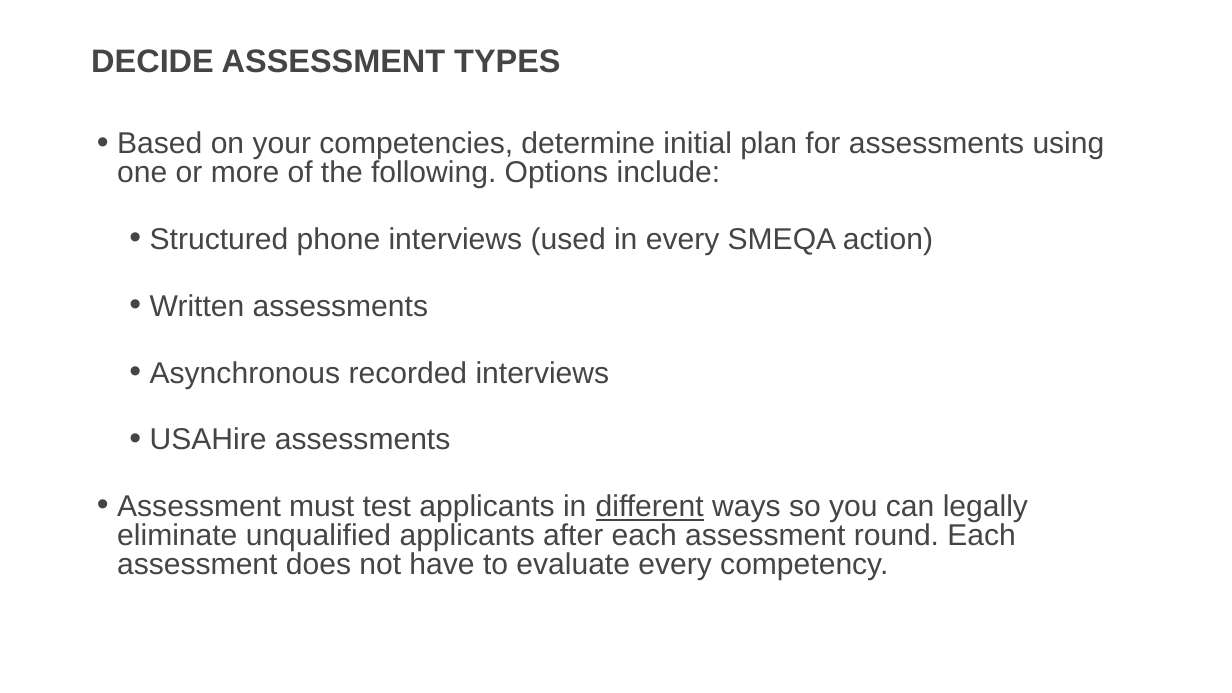
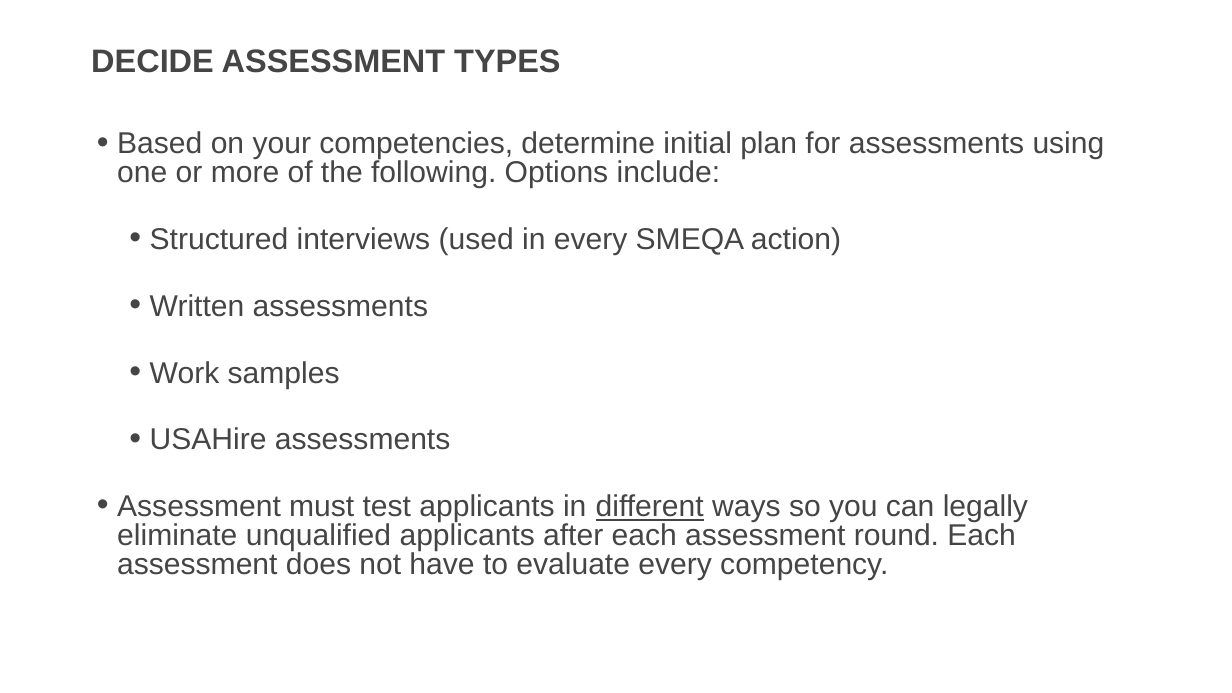
Before and after one commit to usds/SME-QA-Website, a slide deck: slide 35 of toolkit/job-analysis/job-analysis-presentation.pptx (slide 29 before the commit). Drawn at 1232x693 pixels with LibreOffice and Linux fonts; fonts in the diff are those of the drawing. Boxes give left, top, right and bottom in pixels: in the first picture for what was removed or moved away, otherwise in the second. Text is boxed around its words. In the diff, an @@ line names an element or a change of style, - is before the commit and + after.

```diff
--- a/toolkit/job-analysis/job-analysis-presentation.pptx
+++ b/toolkit/job-analysis/job-analysis-presentation.pptx
@@ text at <box>150,227,841,255</box>: text changed @@
-  • Structured phone interviews (used in every SMEQA action)
+  • Structured interviews (used in every SMEQA action)
@@ text at <box>150,361,340,389</box>: text changed @@
-  • Asynchronous recorded interviews
+  • Work samples
```
Also in this commit, not shown: 5 other slides changed, 14 slides added.
